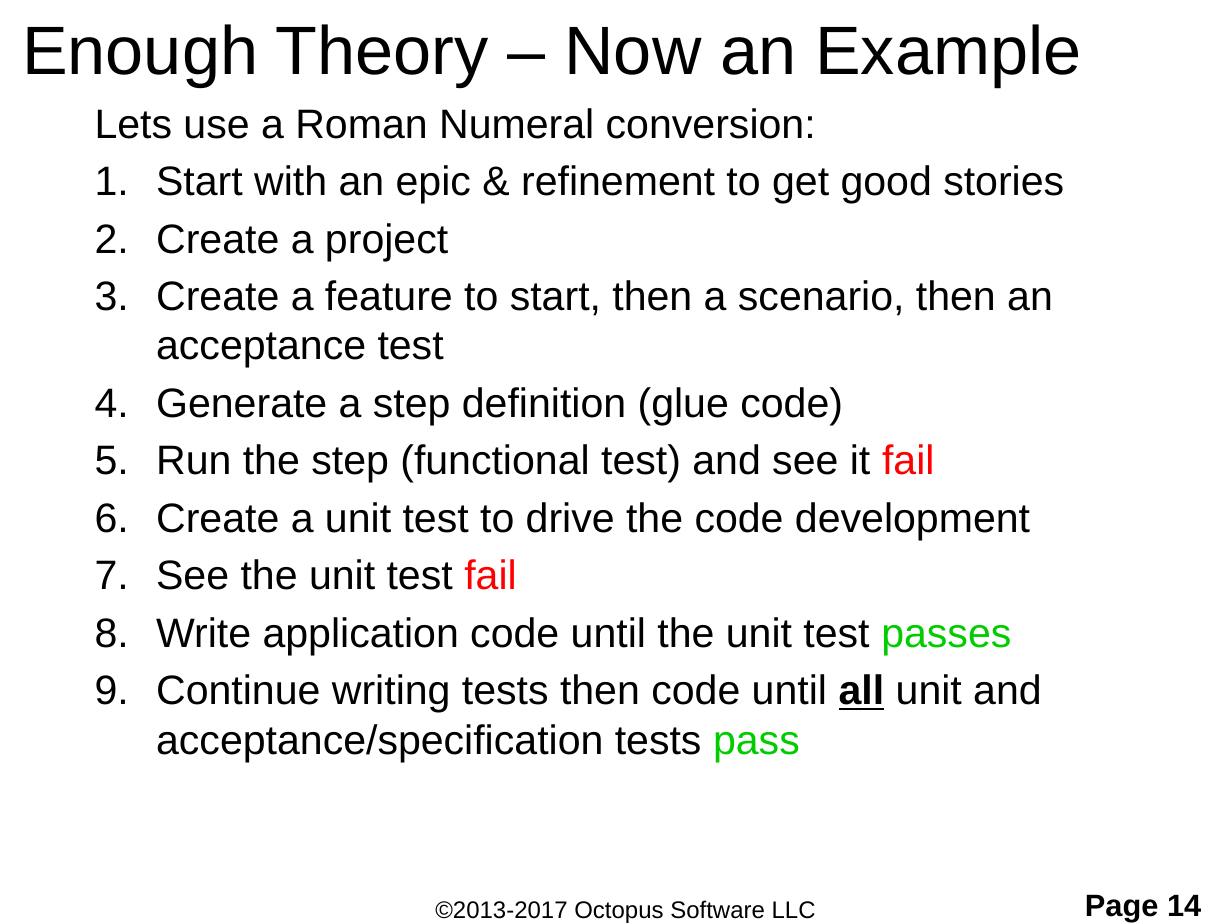
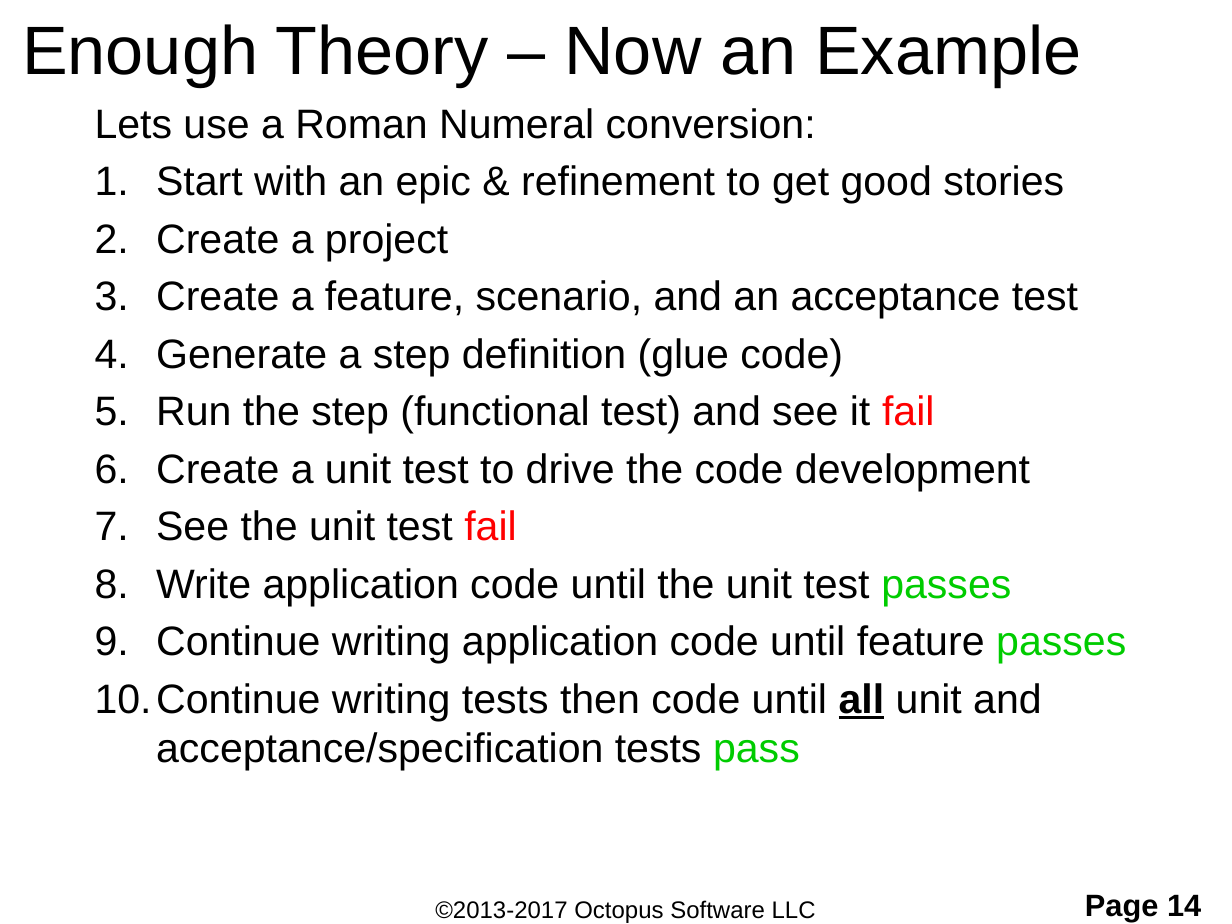
Before and after one commit to ShaneOctopus/RomanConversionStarting, a slide deck: slide 14 of workingFiles/TDD and BDD.pptx. Drawn at 1232x924 pixels with LibreOffice and Linux fonts; fonts in the diff are those of the drawing; background and template pictures are left out. Boxes give left, top, right and bottom in pixels: in the first picture for what was removed or moved away, otherwise in the second. Text is boxed around its words. In the diff, an @@ line names an element or a change of style, - is before the commit and + after.

```diff
--- a/workingFiles/TDD and BDD.pptx
+++ b/workingFiles/TDD and BDD.pptx
@@ text at [156, 280, 1078, 319]: text changed @@
-3. Create a feature to start, then a scenario, then an acceptance test
+3. Create a feature, scenario, and an acceptance test
@@ text at [156, 625, 1126, 663]: paragraph added @@
+9. Continue writing application code until feature passes
```
Also in this commit, not shown: 7 other slides changed, 1 other file.
